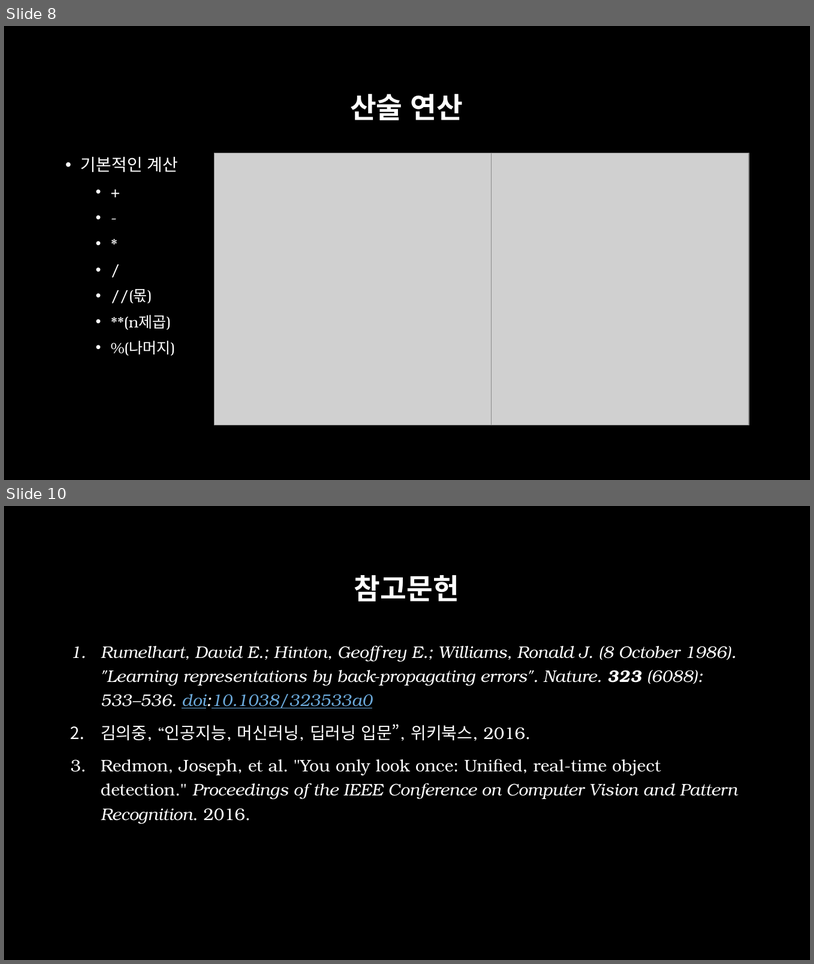
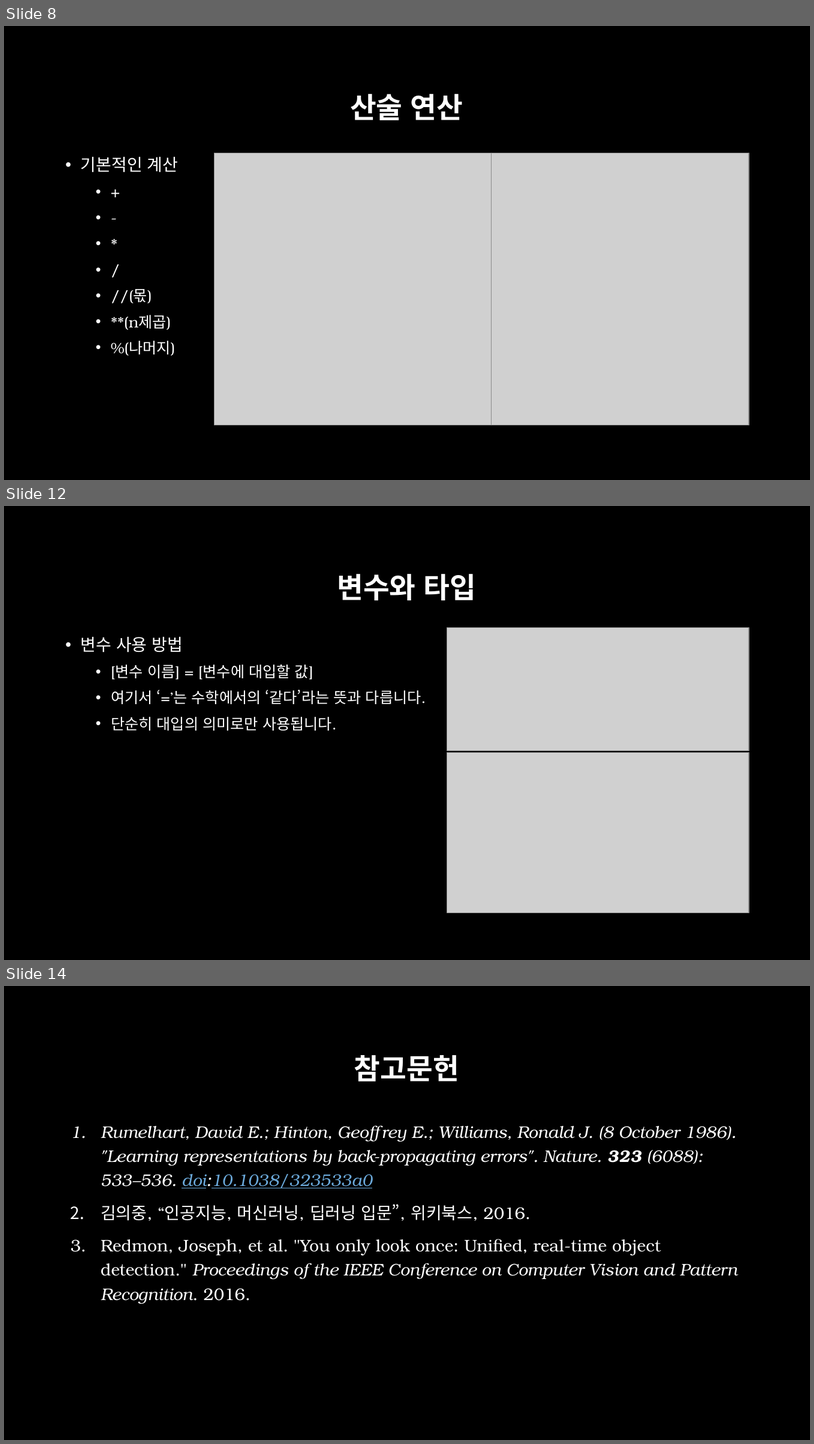
Before and after one commit to across0406/2017-GNU-Science-Camp-of-Computer-Science, a slide deck: ppt/2. 실습환경 및 Python 기초.pptx. Shown one above the other, each under a label of ours: slides 8 and 10 before the commit, slides 8, 12 and 14 after it; the slides between them are not shown. The pictures are 814x964 and 814x1444 pixels, drawn with LibreOffice and Linux fonts; fonts in the diff are those of the drawing; grey boxes stand for pictures; background and template pictures are left out. Boxes give left, top, right and bottom in pixels: in the first picture for what was removed or moved away, otherwise in the second. Text is boxed around its words. In the diff, an @@ line names an element or a change of style, - is before the commit and + after.

```diff
--- a/ppt/2. 실습환경 및 Python 기초.pptx
+++ b/ppt/2. 실습환경 및 Python 기초.pptx
@@ slide 12 added at bbox=[4, 506, 810, 960], background picture (left out) @@
@@ title added at bbox=[337, 574, 477, 601], 34 pt, text #FFFFFF, bold @@
+변수와 타입
@@ picture added at bbox=[447, 628, 749, 751] @@
@@ text added at bbox=[81, 636, 426, 730], 18 pt, text #FFFFFF @@
+• 변수 사용 방법
+  • [변수 이름] = [변수에 대입할 값]
+  • 여기서 ‘=’는 수학에서의 ‘같다’라는 뜻과 다릅니다.
+  • 단순히 대입의 의미로만 사용됩니다.
@@ picture added at bbox=[447, 752, 749, 912] @@
@@ what was slide 10 is now slide 14 @@
```
Also in this commit, not shown: 1 slide changed, 3 other slides added, 3 other files.
